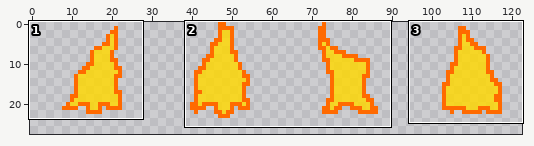
A sprite sheet gets an edit: Assets/Resources/Sprites/campfire_flame.png. The picture above shows the old version from afar; the outline marks the close-up.
Close-up. As it was:
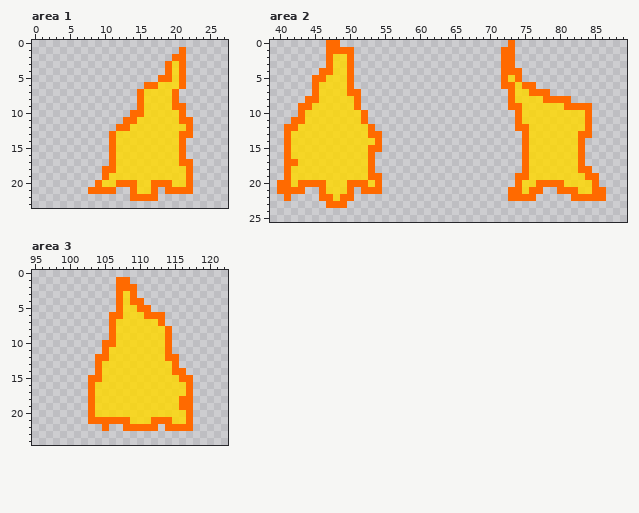
The file is 128x32 pixels. Shown: area 1: x 0..27, y 0..23; area 2: x 39..89, y 0..25; area 3: x 95..122, y 0..24. The wide view leaves out empty margins.
And afterwards:
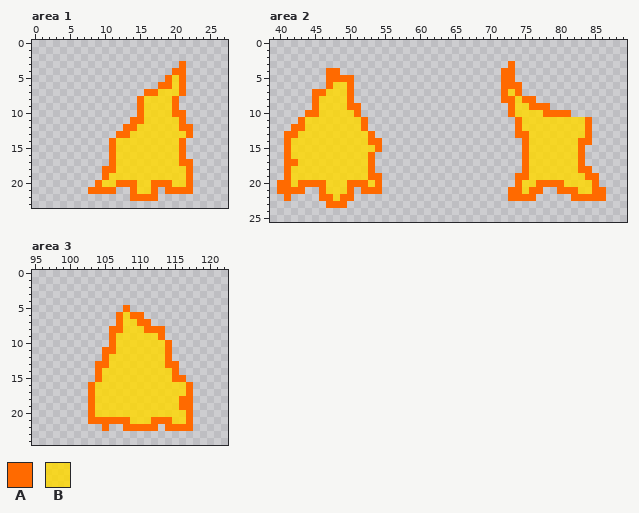
Palette (. is transparent): A #ff6a00  B #ffd800d1
The exact change:
--- area 1
@@ x 9..24 @@
  0 ................
- 1 ............A...
- 2 ...........AA...
- 3 ..........ABA...
- 4 ..........ABA...
- 5 .........AABA...
- 6 .......AABBBA...
- 7 ......ABBBBA....
+ 1 ................
+ 2 ................
+ 3 ............A...
+ 4 ...........AA...
+ 5 ..........ABA...
+ 6 .........AABA...
+ 7 .......AABBBA...
  8 ......ABBBBA....
- 9 ......ABBBBAA...
-10 .....AABBBBBA...
-11 ....AABBBBBBAA..
-12 ...AABBBBBBBBA..
-13 ..ABBBBBBBBBAA..
+ 9 ......ABBBBA....
+10 ......ABBBBAA...
+11 .....AABBBBBA...
+12 ....AABBBBBBAA..
+13 ...AABBBBBBBBA..
 14 ..ABBBBBBBBBA...
--- area 2
@@ x 39..89 @@
- 0 ........AA........................A................
- 1 ........AAAA.....................AA................
- 2 ........ABBA.....................AA................
- 3 ........ABBA.....................AA................
- 4 .......AABBA.....................AAA...............
- 5 ......AABBBA.....................ABA...............
- 6 ......ABBBBA.....................AABAA.............
- 7 ......ABBBBAA.....................ABBAAA...........
- 8 .....AABBBBBA.....................ABBBBAAAA........
- 9 ....AABBBBBBA.....................AABBBBBBAAAA.....
-10 ....ABBBBBBBBA.....................ABBBBBBBBBA.....
-11 ...AABBBBBBBBA.....................ABBBBBBBBBA.....
-12 ..AABBBBBBBBBBA....................AABBBBBBBBA.....
-13 ..ABBBBBBBBBBBAA....................ABBBBBBBAA.....
-14 ..ABBBBBBBBBBBBA....................ABBBBBBBA......
-15 ..ABBBBBBBBBBBAA....................ABBBBBBBA......
+ 0 ...................................................
+ 1 ...................................................
+ 2 ...................................................
+ 3 ..................................A................
+ 4 ........AA.......................AA................
+ 5 ........AAAA.....................AA................
+ 6 ........ABBA.....................AAA...............
+ 7 ......AABBBA.....................ABA...............
+ 8 ......ABBBBA.....................AABAA.............
+ 9 ......ABBBBAA.....................ABBAAA...........
+10 .....AABBBBBA.....................ABBBBAAAA........
+11 ....ABBBBBBBBA.....................ABBBBBBBBBA.....
+12 ...AABBBBBBBBA.....................ABBBBBBBBBA.....
+13 ..AABBBBBBBBBBA....................AABBBBBBBBA.....
+14 ..ABBBBBBBBBBBAA....................ABBBBBBBAA.....
+15 ..ABBBBBBBBBBBBA....................ABBBBBBBA......
 16 ..ABBBBBBBBBBBA.....................ABBBBBBBA......
--- area 3
@@ x 101..119 @@
  0 ...................
- 1 ......AA...........
- 2 ......AAA..........
- 3 ......ABA..........
- 4 ......ABAA.........
- 5 ......ABBAA........
- 6 .....AABBBAAA......
- 7 .....ABBBBBBA......
- 8 .....ABBBBBBBA.....
- 9 .....ABBBBBBBA.....
-10 ....AABBBBBBBA.....
-11 ....ABBBBBBBBA.....
-12 ...AABBBBBBBBAA....
-13 ...ABBBBBBBBBBA....
-14 ...ABBBBBBBBBBAA...
-15 ..AABBBBBBBBBBBAA..
+ 1 ...................
+ 2 ...................
+ 3 ...................
+ 4 ...................
+ 5 .......A...........
+ 6 ......ABAA.........
+ 7 ......ABBAA........
+ 8 .....AABBBAAA......
+ 9 .....ABBBBBBA......
+10 .....ABBBBBBBA.....
+11 ....AABBBBBBBA.....
+12 ....ABBBBBBBBA.....
+13 ...AABBBBBBBBAA....
+14 ...ABBBBBBBBBBA....
+15 ...ABBBBBBBBBBAA...
 16 ..ABBBBBBBBBBBBBA..
